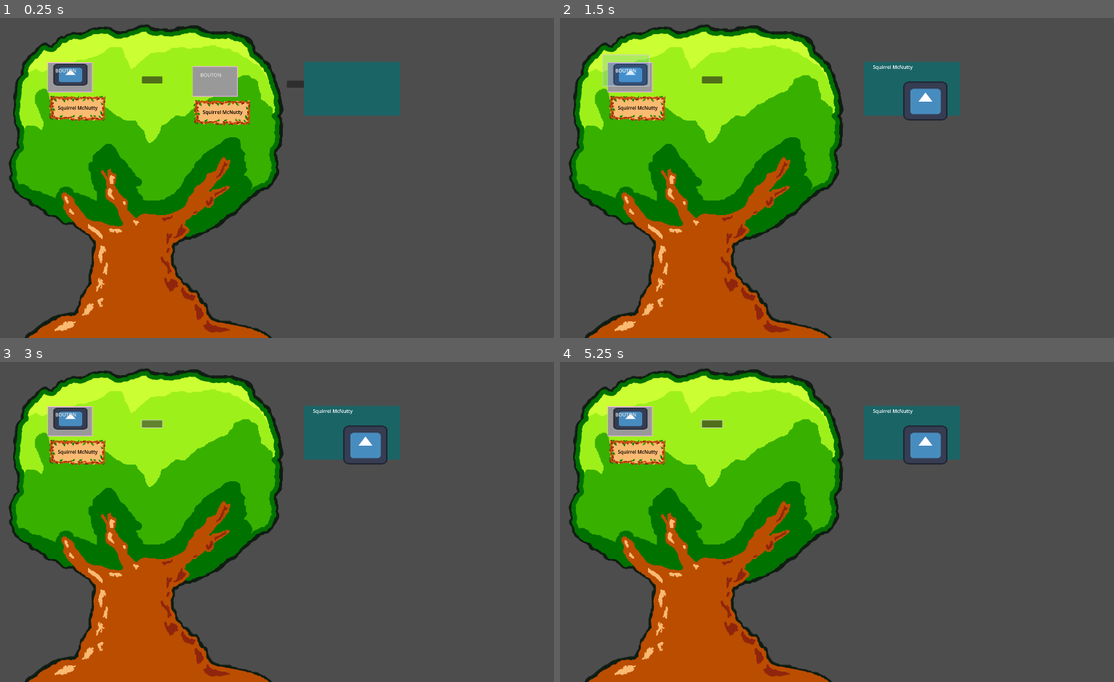
Above: before the commit, frames 1-4 (two rows, left to right).
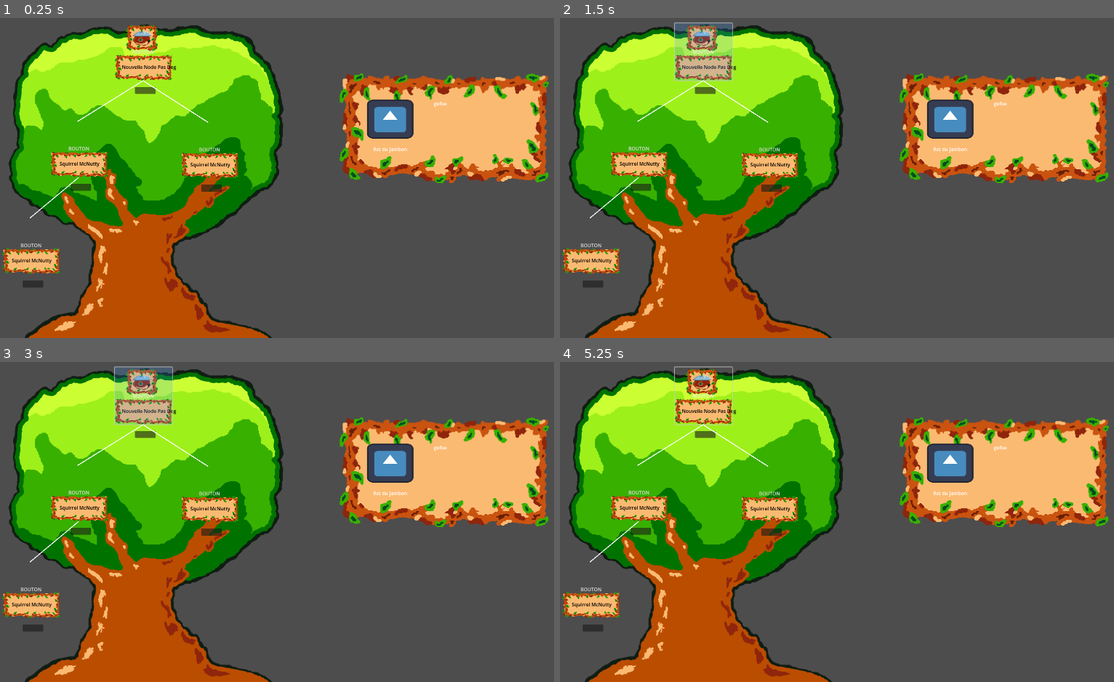
Above: after the commit, the same moments.

Repository: Pyropingouin/GameJam2025
Game: Godot game, scene res://Scenes/genealogy_tree.tscn
Same seed, same stepped clock (60 frames per second), same inputs: the game is played once before the commit and once after it. This scene is started directly instead of the project's main scene. The engine's default icon, where the game draws it, is replaced by a stand-in: a white triangle on a blue panel in a dark square.
Inputs (mouse positions are in pixels of both pictures, inside the frame that each line leads up to):
- Up to frame 1 (0.25 s): no input
- Up to frame 2 (1.5 s): click (709, 78) at 0.52 s; click "BOUTON" at 1.25 s
- Up to frame 3 (3 s): click "BOUTON" at 2 s; click (149, 422) at 2.77 s
- Up to frame 4 (5.25 s): click "BOUTON" at 3.5 s; click (709, 422) at 4.27 s; tap Enter at 5 s; move the mouse to (975, 502) at 5.02 s; click (975, 502) at 5.17 s

The runs differ from the first frame. In frame 1, 20% of the frame differs, in the area x 0-100%, y 2-85%; in frame 2, 19%; in frame 3, 19%; in frame 4, 19%.

Commit message:
Connection point

Diff:
--- a/gamejam2025/Scenes/genealogy_tree.tscn
+++ b/gamejam2025/Scenes/genealogy_tree.tscn
@@ -1,9 +1,11 @@
-[gd_scene load_steps=5 format=3 uid="uid://br13jqyfb661s"]
+[gd_scene load_steps=7 format=3 uid="uid://br13jqyfb661s"]
 
 [ext_resource type="PackedScene" uid="uid://c3gfhhqrstnjr" path="res://Scenes/squirrel_node.tscn" id="1_c4lpk"]
 [ext_resource type="Script" path="res://Scripts/genealogy_tree.gd" id="1_d7iie"]
 [ext_resource type="Texture2D" uid="uid://c10avg6h3eykn" path="res://Assets/OakTree.png" id="2_f4i05"]
 [ext_resource type="Texture2D" uid="uid://cu26d5ahfs0uh" path="res://Assets/icon.svg" id="4_20p7n"]
+[ext_resource type="Texture2D" uid="uid://cstxjdfedut4j" path="res://Assets/StatPerso.png" id="5_8slth"]
+[ext_resource type="Texture2D" uid="uid://cgg0fhxiuyt7l" path="res://Assets/Squirrel_avatar/BlockFaceEcureuil.png" id="5_h4al0"]
 
 [node name="GenealogyTree" type="Node2D"]
 script = ExtResource("1_d7iie")
@@ -12,40 +14,69 @@
 offset_right = 965.0
 offset_bottom = 652.0
 texture = ExtResource("2_f4i05")
+metadata/_edit_lock_ = true
 
 [node name="tree_container" type="Node2D" parent="."]
 
+[node name="SquirrelNode3" parent="tree_container" instance=ExtResource("1_c4lpk")]
+offset_left = 376.0
+offset_top = 33.0
+offset_right = 376.0
+offset_bottom = 33.0
+squirrel_name = "Nouvelle Node Pas Deg"
+squirrel_avatar = ExtResource("5_h4al0")
+description = "Je suis le grand père squirrel"
+descendants = Array[NodePath]([NodePath("../SquirrelNode"), NodePath("../SquirrelNode2")])
+
 [node name="SquirrelNode" parent="tree_container" instance=ExtResource("1_c4lpk")]
-offset_left = 157.0
-offset_top = 168.0
-offset_right = 306.0
-offset_bottom = 268.0
-squirrel_avatar = ExtResource("4_20p7n")
-descendants = Array[NodePath]([NodePath("../SquirrelNode2")])
+offset_left = 163.0
+offset_top = 353.0
+offset_right = 163.0
+offset_bottom = 353.0
+descendants = Array[NodePath]([NodePath("../SquirrelNode4")])
 
 [node name="SquirrelNode2" parent="tree_container" instance=ExtResource("1_c4lpk")]
-offset_left = 636.0
-offset_top = 182.0
-offset_right = 785.0
-offset_bottom = 282.0
+offset_left = 595.0
+offset_top = 356.0
+offset_right = 595.0
+offset_bottom = 356.0
 
-[node name="info_panel" type="ColorRect" parent="."]
-offset_left = 1005.0
-offset_top = 167.0
-offset_right = 1322.0
-offset_bottom = 345.0
-color = Color(0.10342, 0.392735, 0.399587, 1)
+[node name="SquirrelNode4" parent="tree_container" instance=ExtResource("1_c4lpk")]
+offset_left = 5.0
+offset_top = 673.0
+offset_right = 5.0
+offset_bottom = 673.0
+
+[node name="info_panel" type="TextureRect" parent="."]
+offset_left = 1121.0
+offset_top = 200.0
+offset_right = 1819.0
+offset_bottom = 573.0
+texture = ExtResource("5_8slth")
+expand_mode = 1
 
 [node name="name_label" type="Label" parent="info_panel"]
 layout_mode = 0
-offset_left = 29.0
-offset_top = 5.0
-offset_right = 121.0
-offset_bottom = 97.0
+offset_left = 72.0
+offset_top = 225.0
+offset_right = 266.0
+offset_bottom = 287.0
+text = "Roi du jambon"
+horizontal_alignment = 1
+vertical_alignment = 1
 
 [node name="squirrel_avatar" type="TextureRect" parent="info_panel"]
 layout_mode = 0
-offset_left = 130.0
-offset_top = 65.0
-offset_right = 276.0
-offset_bottom = 172.0
+offset_left = 92.0
+offset_top = 92.0
+offset_right = 245.0
+offset_bottom = 220.0
+texture = ExtResource("4_20p7n")
+
+[node name="description" type="RichTextLabel" parent="info_panel"]
+layout_mode = 0
+offset_left = 313.0
+offset_top = 93.0
+offset_right = 624.0
+offset_bottom = 186.0
+text = "gefoe"
--- a/gamejam2025/Scenes/squirrel_node.tscn
+++ b/gamejam2025/Scenes/squirrel_node.tscn
@@ -1,7 +1,8 @@
-[gd_scene load_steps=8 format=3 uid="uid://c3gfhhqrstnjr"]
+[gd_scene load_steps=9 format=3 uid="uid://c3gfhhqrstnjr"]
 
 [ext_resource type="Script" path="res://Scripts/squirrel_node.gd" id="1_n44ba"]
 [ext_resource type="Texture2D" uid="uid://dj0pxyviwe0bn" path="res://Assets/BlockName.png" id="2_rtdcv"]
+[ext_resource type="Texture2D" uid="uid://cgg0fhxiuyt7l" path="res://Assets/Squirrel_avatar/BlockFaceEcureuil.png" id="3_y62s3"]
 
 [sub_resource type="StyleBoxFlat" id="StyleBoxFlat_2ptre"]
 border_width_left = 2
@@ -21,8 +22,6 @@
 [sub_resource type="StyleBoxEmpty" id="StyleBoxEmpty_kvhwk"]
 
 [node name="SquirrelNode" type="Panel"]
-offset_right = 149.0
-offset_bottom = 100.0
 theme_override_styles/panel = SubResource("StyleBoxFlat_2ptre")
 script = ExtResource("1_n44ba")
 
@@ -37,10 +36,11 @@
 
 [node name="avatar" type="TextureRect" parent="."]
 layout_mode = 2
-offset_left = 20.0
-offset_top = 5.0
-offset_right = 132.0
-offset_bottom = 77.0
+offset_left = 37.0
+offset_top = 11.0
+offset_right = 149.0
+offset_bottom = 100.0
+texture = ExtResource("3_y62s3")
 expand_mode = 2
 
 [node name="name_label" type="Label" parent="."]
@@ -56,10 +56,10 @@
 
 [node name="Button" type="Button" parent="."]
 layout_mode = 0
-offset_left = -14.0
-offset_top = -23.0
-offset_right = 136.0
-offset_bottom = 78.0
+offset_left = 3.0
+offset_top = 6.0
+offset_right = 193.0
+offset_bottom = 195.0
 theme_override_styles/disabled = SubResource("StyleBoxEmpty_q727i")
 theme_override_styles/hover = SubResource("StyleBoxFlat_hiqfo")
 theme_override_styles/pressed = SubResource("StyleBoxFlat_051ta")
@@ -68,7 +68,13 @@
 
 [node name="Button2" type="Button" parent="."]
 layout_mode = 0
-offset_left = 312.0
-offset_top = 47.0
-offset_right = 380.0
-offset_bottom = 70.0
+offset_left = 70.0
+offset_top = 217.0
+offset_right = 138.0
+offset_bottom = 240.0
+
+[node name="connection_point_start" type="Node2D" parent="."]
+position = Vector2(97, 196)
+
+[node name="connection_point_end" type="Node2D" parent="."]
+position = Vector2(93, 11)
--- a/gamejam2025/Scripts/genealogy_tree.gd
+++ b/gamejam2025/Scripts/genealogy_tree.gd
@@ -4,22 +4,42 @@
 @onready var info_panel = $info_panel
 @onready var name_label = $info_panel/name_label
 @onready var squirrel_avatar = $info_panel/squirrel_avatar
-
+@onready var description = $info_panel/description
 
 
 
 
 func _ready():
+	# dans _ready() par exemple
 	for sn in $tree_container.get_children():
-		print("Test node:", sn.name)
 		if sn is SquirrelNode:
-			print("→ C'est un SquirrelNode, connexion du signal")
-			sn.show_info_requested.connect(_on_squirrel_info_requested)
+			for path in sn.descendants:
+				var descendant = sn.get_node_or_null(path)
+				if descendant:
+					var line = draw_link(sn, descendant)
+					sn.descendant_lines[descendant] = line
+
 
 
 func _on_squirrel_info_requested(sn: SquirrelNode):
 	print("yup")
 	name_label.text = sn.squirrel_name
 	squirrel_avatar.texture = sn.squirrel_avatar
+	description.text = sn.description
 	print(sn.avatar)
 	info_panel.visible = true
+
+
+func draw_link(from_node: SquirrelNode, to_node: SquirrelNode) -> Line2D:
+	var line = Line2D.new()
+	line.default_color = Color(1, 1, 1)
+	line.width = 3.0
+
+	var from_pos = from_node.connection_point_start.get_global_position()
+	var to_pos = to_node.connection_point_end.get_global_position()
+
+	line.add_point(from_pos)
+	line.add_point(to_pos)
+
+	add_child(line)
+	return line
--- a/gamejam2025/Scripts/squirrel_node.gd
+++ b/gamejam2025/Scripts/squirrel_node.gd
@@ -4,6 +4,7 @@
 @export var squirrel_name: String = "Squirrel McNutty"
 @export var squirrel_avatar: Texture2D
 @export var hp: int = 12
+@export var description: String
 
 @export var descendants: Array[NodePath]  # Tu pourras assigner les descendants dans l'éditeur
 
@@ -11,6 +12,11 @@
 @onready var avatar: TextureRect = $avatar
 @onready var button = $Button
 @onready var button2 = $Button2
+@onready var connection_point_start: Node2D = $connection_point_start
+@onready var connection_point_end: Node2D = $connection_point_end
+
+var descendant_lines: Dictionary = {}
+
 
 
 signal show_info_requested(squirrel: SquirrelNode)
@@ -28,8 +34,39 @@
 
 
 func _on_button2_pressed():
-	print("Bouton 2 cliqué — on cache les descendants de", squirrel_name)
+	print("Bouton 2 cliqué — on supprime les descendants de", squirrel_name)
+
+	var flash_count = 3
+	var flash_duration = 0.2
+	var total_flash_time = flash_count * flash_duration * 2
+
+	# Lancer le flash pour chaque descendant
+	for path in descendants:
+		var descendant = get_node_or_null(path)
+		if descendant and descendant is CanvasItem:
+			flash_node(descendant, flash_count, flash_duration)
+
+
+	# Faire flasher ce noeud lui-même
+	flash_node(self, flash_count, flash_duration)
+
+	# Attendre la fin du flash avant de les supprimer
+	await get_tree().create_timer(total_flash_time).timeout
+
 	for path in descendants:
 		var descendant = get_node_or_null(path)
 		if descendant:
-			descendant.visible = false
+			descendant.queue_free()
+
+
+	queue_free()
+
+
+
+
+
+func flash_node(node: CanvasItem, times := 3, flash_duration := 0.15):
+	var tween = create_tween()
+	for i in range(times):
+		tween.tween_property(node, "modulate", Color(1, 0.2, 0.2), flash_duration)
+		tween.tween_property(node, "modulate", Color(1, 1, 1), flash_duration)
--- a/gamejam2025/project.godot
+++ b/gamejam2025/project.godot
@@ -11,7 +11,6 @@
 [application]
 
 config/name="GameJam2025"
-run/main_scene="res://Scenes/genealogy_tree.tscn"
 run/main_scene="res://Scenes/main.tscn"
 config/features=PackedStringArray("4.3", "Forward Plus")
 config/icon="res://Assets/icon.svg"
Binary file added: gamejam2025/Assets/Squirrel_avatar/BlockFaceEcureuil.png
Not shown, added: gamejam2025/Assets/Squirrel_avatar/BlockFaceEcureuil.png.import
Binary file added: gamejam2025/Assets/StatPerso.png
Not shown, added: gamejam2025/Assets/StatPerso.png.import
